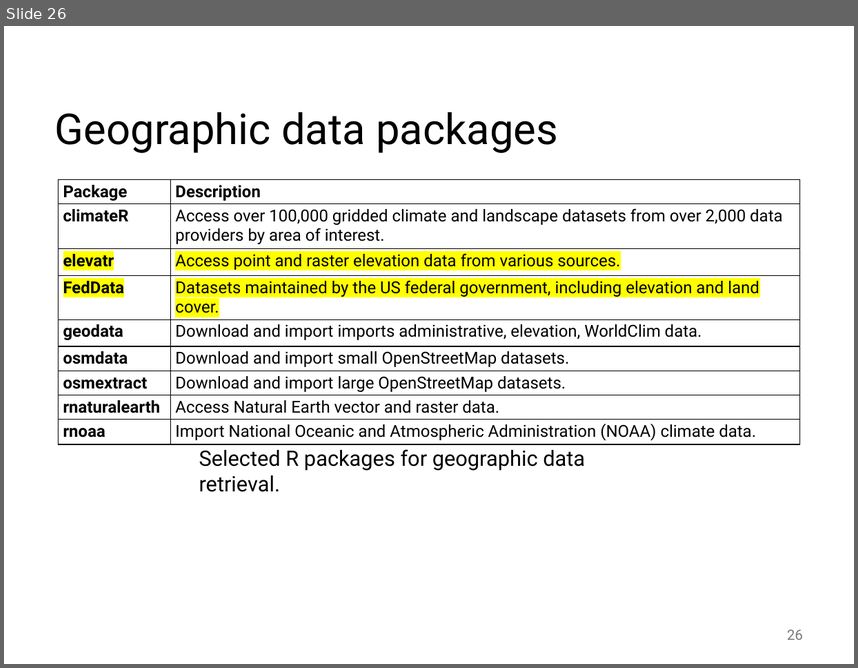
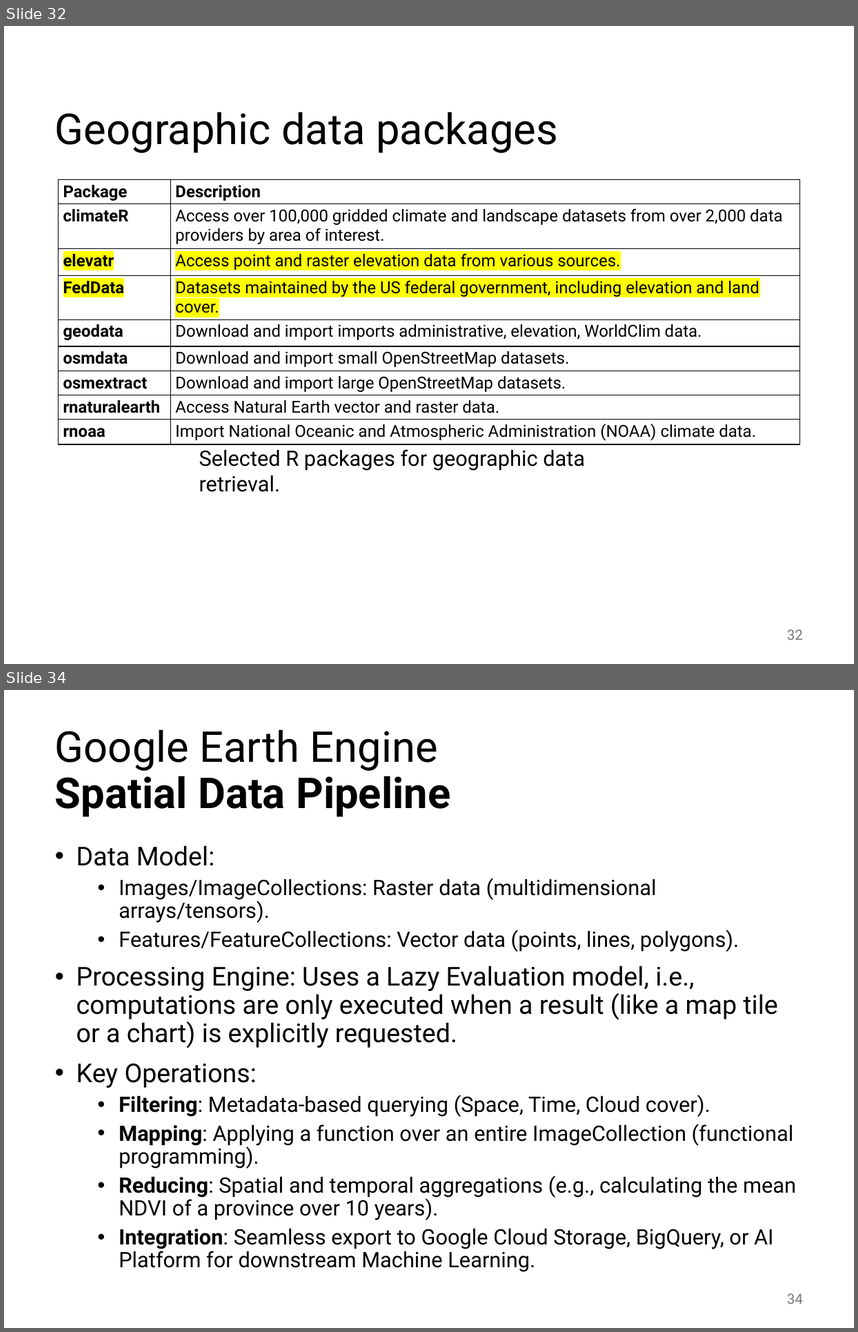
Before and after one commit to abuabara/abuabara.github.io, a slide deck: DAEN489S26/week10_slides.pptx. Shown one above the other, each under a label of ours: slide 26 before the commit, slides 32 and 34 after it; the slides between them are not shown. The pictures are 858x668 and 858x1332 pixels, drawn with LibreOffice and Linux fonts; fonts in the diff are those of the drawing. Boxes give left, top, right and bottom in pixels: in the first picture for what was removed or moved away, otherwise in the second. Text is boxed around its words. In the diff, an @@ line names an element or a change of style, - is before the commit and + after.

```diff
--- a/DAEN489S26/week10_slides.pptx
+++ b/DAEN489S26/week10_slides.pptx
@@ slide 34 added at (4,690,854,1328), background #FFFFFF @@
@@ title added at (55,729,450,817), 36 pt, text #000000, bold @@
+Google Earth Engine
+Spatial Data Pipeline
@@ text added at (76,845,796,1272), 18 pt, text #000000 @@
+• Data Model:
+  • Images/ImageCollections: Raster data (multidimensional arrays/tensors).
+  • Features/FeatureCollections: Vector data (points, lines, polygons).
+• Processing Engine: Uses a Lazy Evaluation model, i.e., computations are only executed when a result (like a map tile or a chart) is explicitly requested.
+• Key Operations:
+  • Filtering: Metadata-based querying (Space, Time, Cloud cover).
+  • Mapping: Applying a function over an entire ImageCollection (functional programming).
+  • Reducing: Spatial and temporal aggregations (e.g., calculating the mean NDVI of a province over 10 years).
+  • Integration: Seamless export to Google Cloud Storage, BigQuery, or AI Platform for downstream Machine Learning.
@@ page number added at (787,1293,803,1303), 12 pt, text #797979 @@
+34
@@ what was slide 26 is now slide 32 @@
@@ page number at (787,629,803,639): text changed @@
-26
+32
```
Also in this commit, not shown: 2 slides changed, 2 other slides added, 1 other file.
